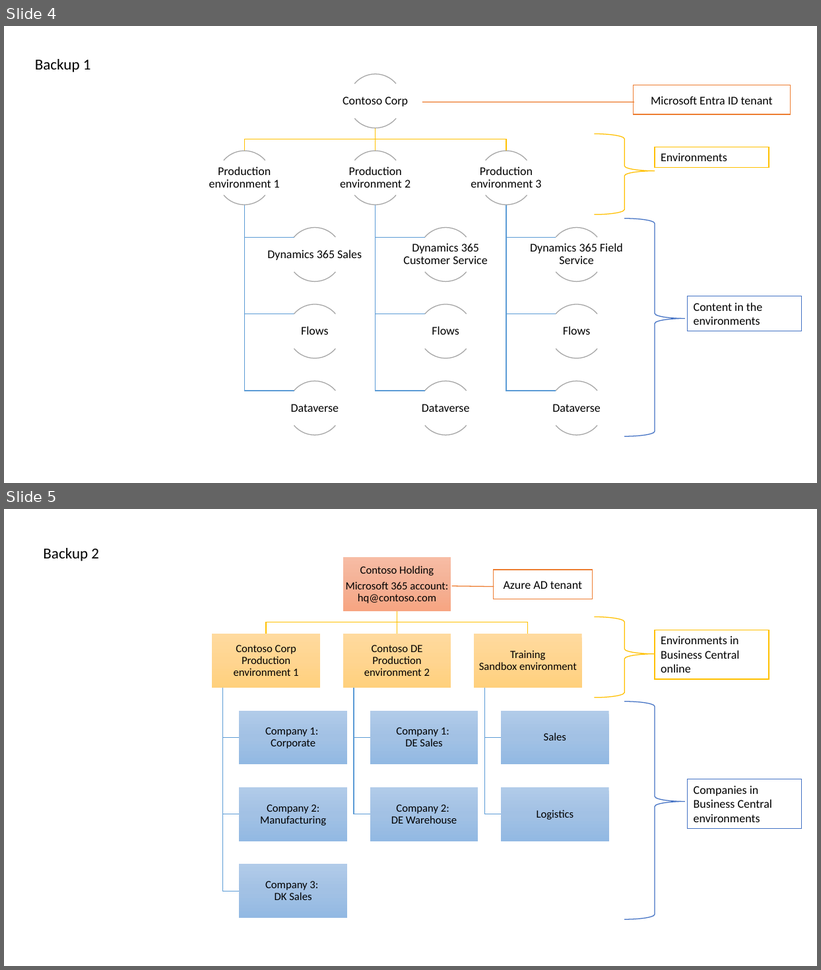
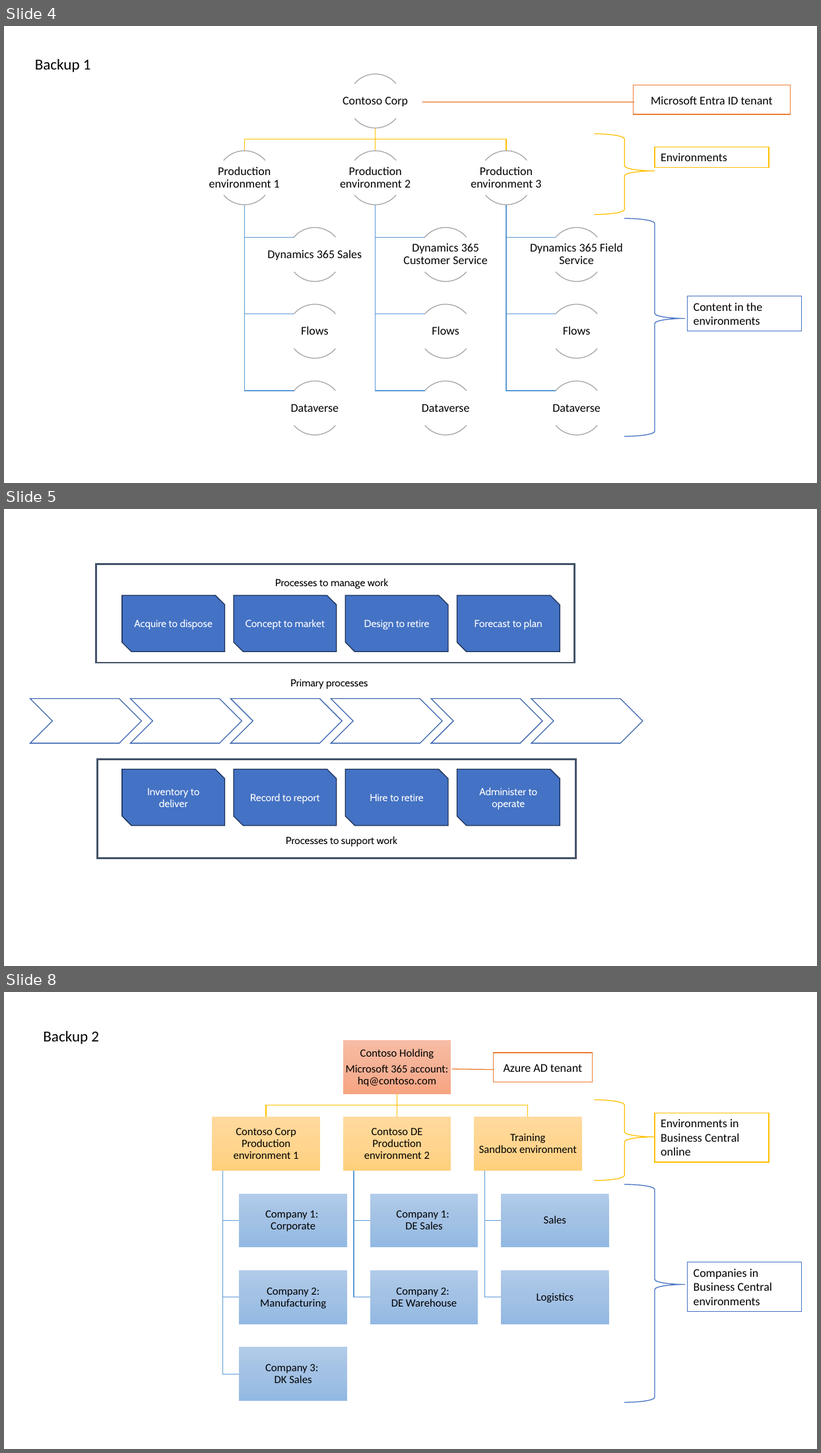
Before and after one commit to MicrosoftDocs/dynamics365-guidance, a slide deck: media-source/admin_contoso_org.pptx. Shown one above the other, each under a label of ours: slides 4 and 5 before the commit, slides 4, 5 and 8 after it; the slides between them are not shown. The pictures are 821x970 and 821x1453 pixels, drawn with LibreOffice and Linux fonts; fonts in the diff are those of the drawing. Boxes give left, top, right and bottom in pixels: in the first picture for what was removed or moved away, otherwise in the second. Text is boxed around its words. In the diff, an @@ line names an element or a change of style, - is before the commit and + after.

Commit message:
19102 redesign business process landing page (#236)

```diff
--- a/media-source/admin_contoso_org.pptx
+++ b/media-source/admin_contoso_org.pptx
@@ slide 5 added at (x1=4, y1=509, x2=817, y2=966), background #FFFFFF @@
@@ rectangle added at (x1=96, y1=564, x2=575, y2=663), outline #44546A 2.25 pt @@
@@ group added at (x1=122, y1=578, x2=560, y2=652): 4 snip diag rects, 1 text @@
+Acquire to dispose
+Concept to market
+Design to retire
+Forecast to plan
+Processes to manage work
@@ text added at (x1=290, y1=679, x2=368, y2=689), 12 pt, text #000000 @@
+Primary processes
@@ group added at (x1=30, y1=698, x2=644, y2=743): 6 chevrons @@
@@ rectangle added at (x1=97, y1=760, x2=576, y2=859), outline #44546A 2.25 pt @@
@@ group added at (x1=122, y1=770, x2=560, y2=826): 4 snip diag rects @@
+Inventory to deliver
+Record to report
+Hire to retire
+Administer to operate
@@ text added at (x1=286, y1=836, x2=397, y2=847), 12 pt, text #000000 @@
+Processes to support work
@@ what was slide 5 is now slide 8 @@
```
Also in this commit, not shown: 2 other slides added, 12 other files.
